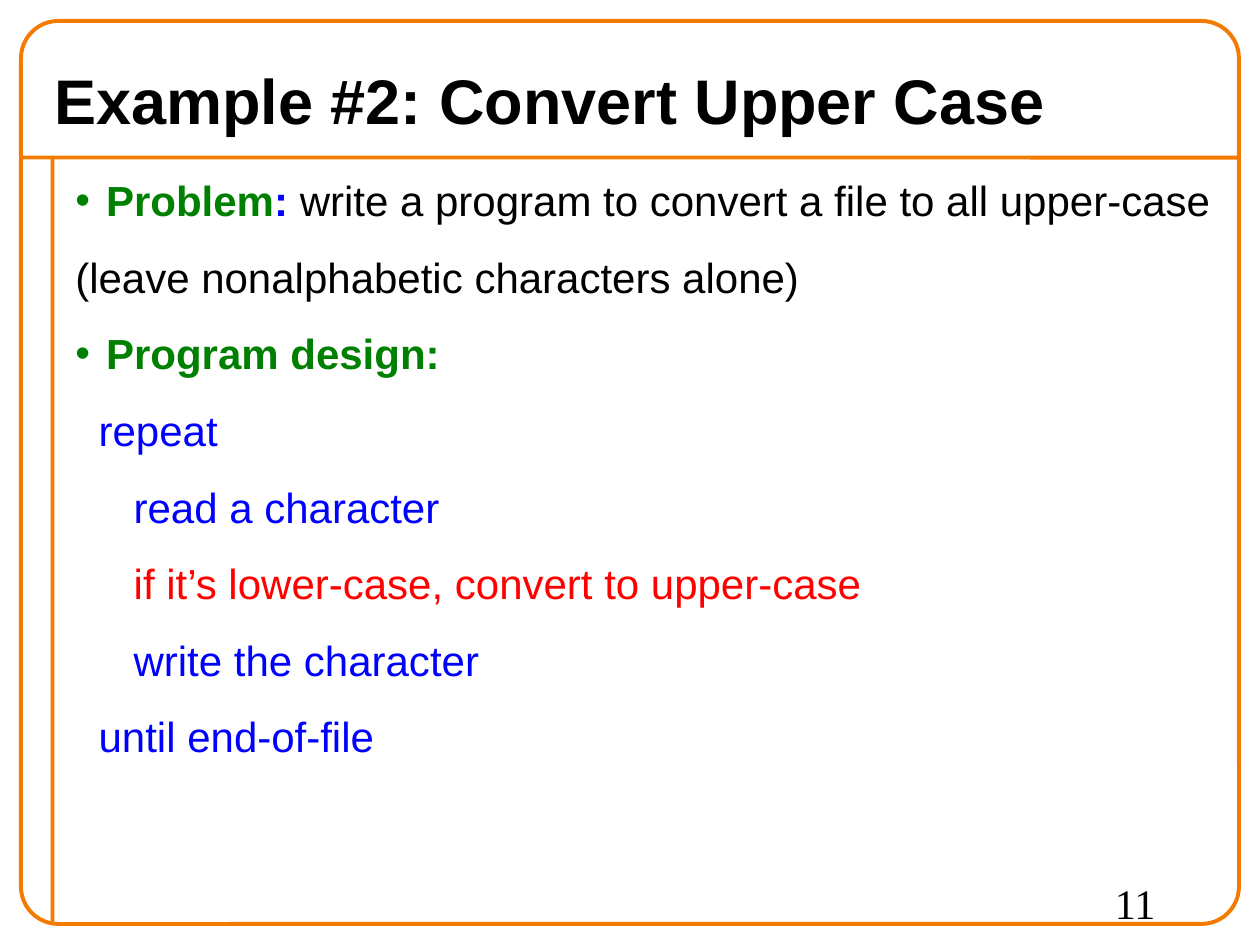
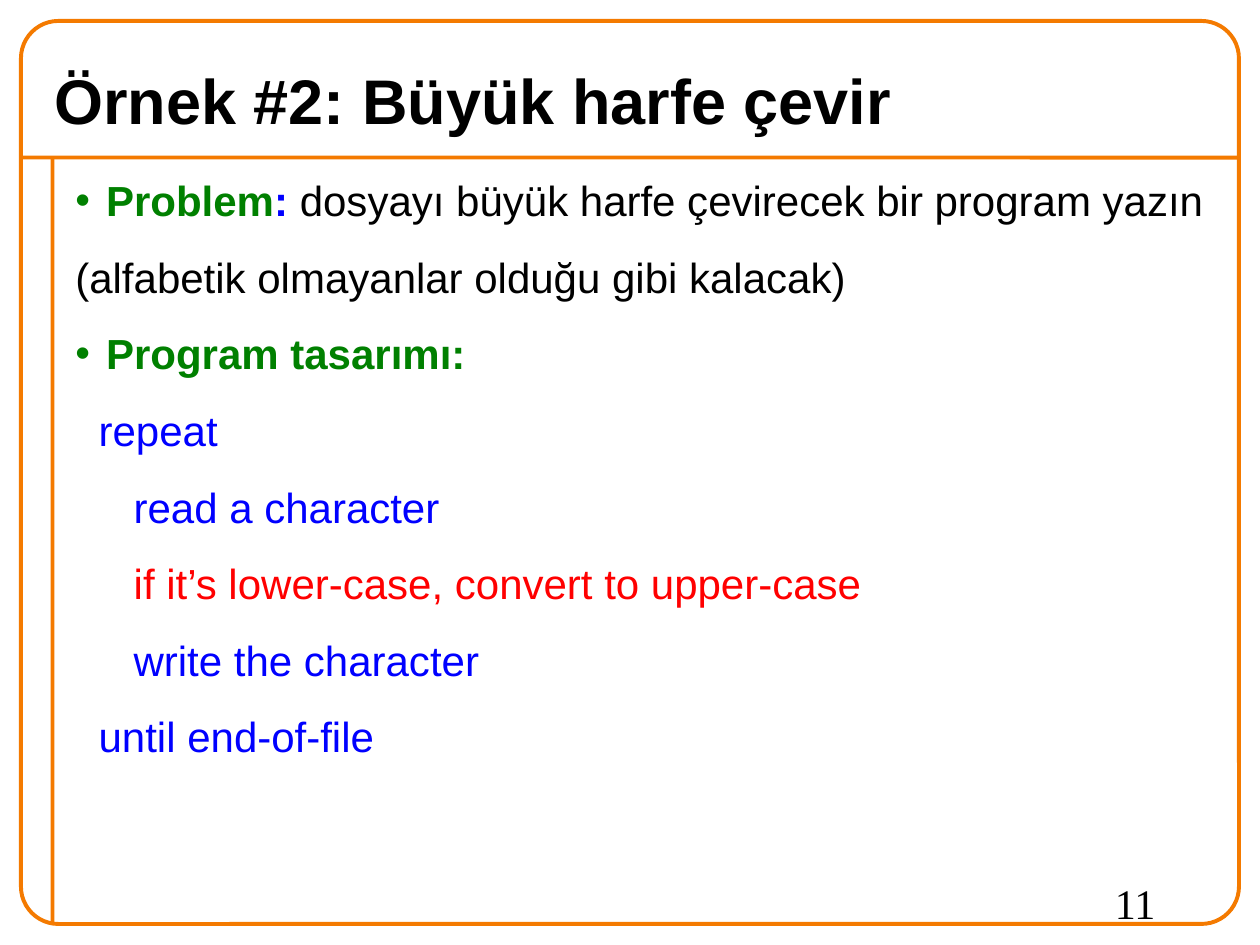
Before and after one commit to 19ceng/ceng201pro, a slide deck: slide 11 of 02chIO.odp. Drawn at 1260x945 pixels with LibreOffice and Linux fonts; fonts in the diff are those of the drawing; background and template pictures are left out. Boxes give left, top, right and bottom in pixels: in the first picture for what was removed or moved away, otherwise in the second. Text is boxed around its words. In the diff, an @@ line names an element or a change of style, - is before the commit and + after.

```diff
--- a/02chIO.odp
+++ b/02chIO.odp
@@ title at [54,75,891,136]: text changed @@
-Example #2: Convert Upper Case
+Örnek #2: Büyük harfe çevir
@@ text at [75,185,1203,378]: text changed @@
-• Problem: write a program to convert a file to all upper-case
-(leave nonalphabetic characters alone)
-• Program design:
+• Problem: dosyayı büyük harfe çevirecek bir program yazın
+(alfabetik olmayanlar olduğu gibi kalacak)
+• Program tasarımı:
```
Also in this commit, not shown: 29 other slides changed, 11 slides added, 12 slides removed, 2 other files.
